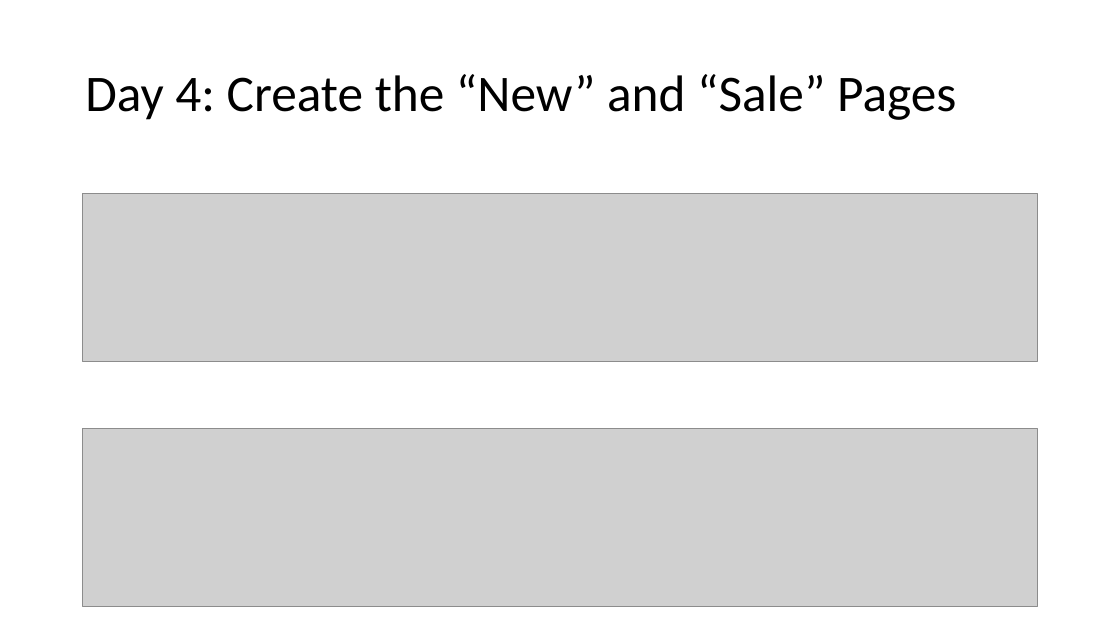
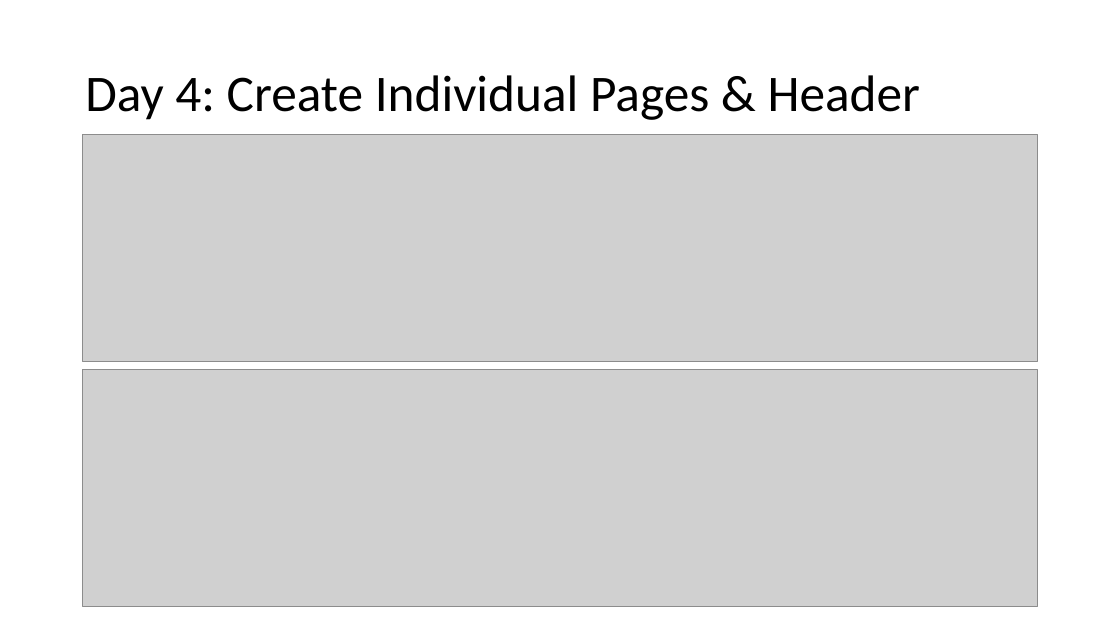
Before and after one commit to MrJoshGross/Course-Curricular-Material, a slide deck: slide 9 of Computer Science Principles/Projects/Project 3/Project 3 Checklist.pptx. Drawn at 1120x630 pixels with LibreOffice and Linux fonts; fonts in the diff are those of the drawing; grey boxes stand for pictures. Boxes give left, top, right and bottom in pixels: in the first picture for what was removed or moved away, otherwise in the second. Text is boxed around its words. In the diff, an @@ line names an element or a change of style, - is before the commit and + after.

Commit message:
fixes

```diff
--- a/Computer Science Principles/Projects/Project 3/Project 3 Checklist.pptx
+++ b/Computer Science Principles/Projects/Project 3/Project 3 Checklist.pptx
@@ title at (85,75,920,120): text changed @@
-Day 4: Create the “New” and “Sale” Pages
+Day 4: Create Individual Pages & Header
@@ picture: place and size @@
-picture at (82,193,1037,361)
+picture at (82,134,1037,361)
@@ picture: place and size @@
-picture at (82,429,1037,607)
+picture at (82,369,1037,606)
```
Also in this commit, not shown: 2 other slides changed.
